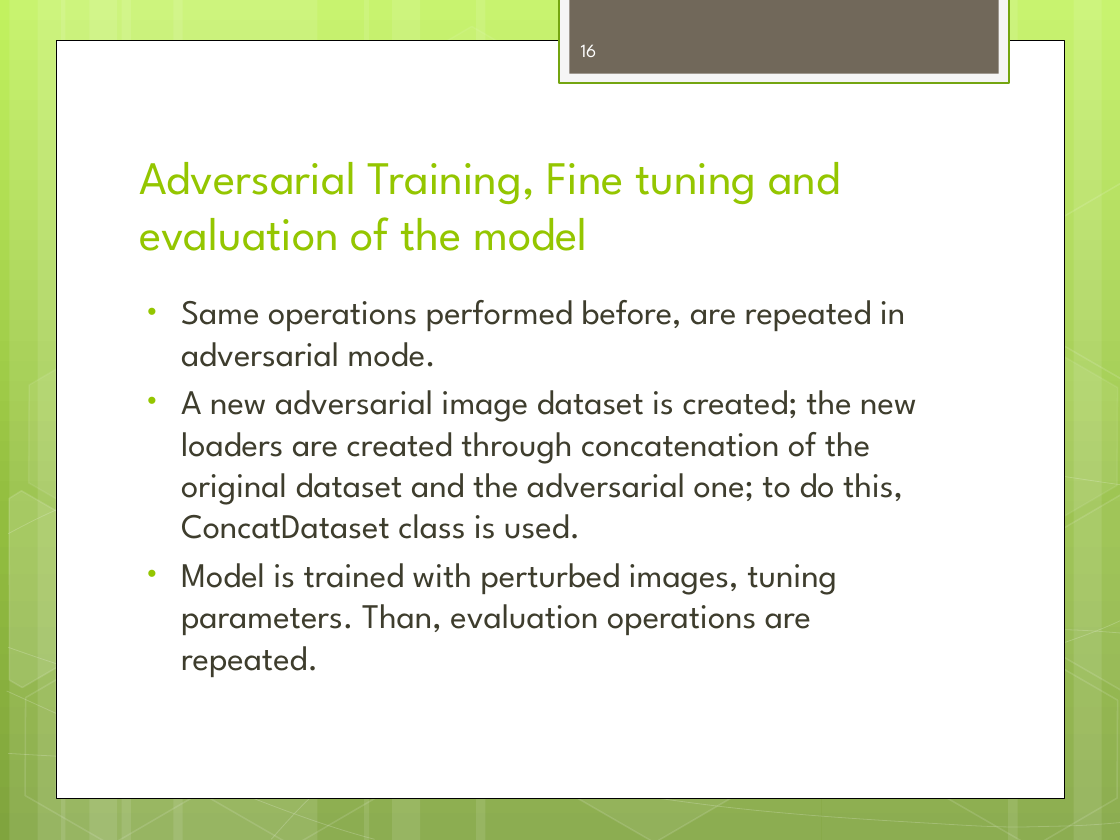
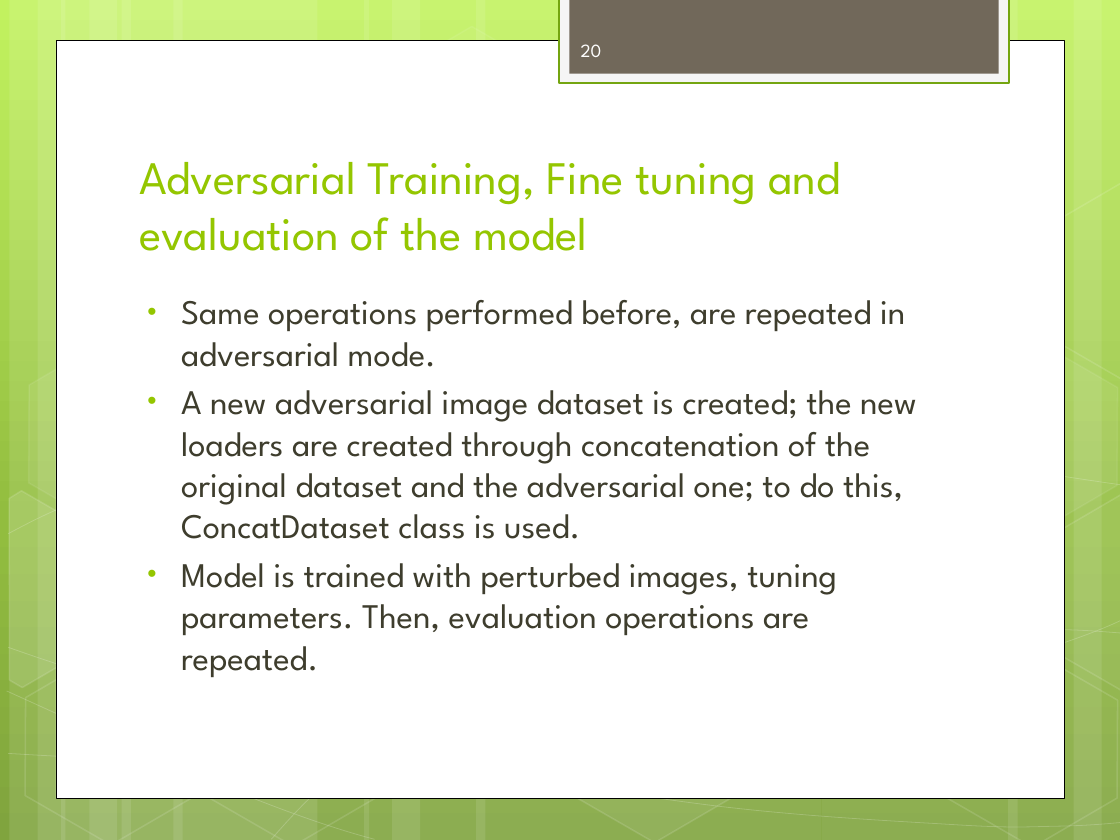
Before and after one commit to RaiMar96/AdversarialAttacksAndInterpretability-covid-chestxray-, a slide deck: slide 20 of docs/ProjectOverview.pptx (slide 16 before the commit). Drawn at 1120x840 pixels with LibreOffice and Linux fonts; fonts in the diff are those of the drawing. Boxes give left, top, right and bottom in pixels: in the first picture for what was removed or moved away, otherwise in the second. Text is boxed around its words. In the diff, an @@ line names an element or a change of style, - is before the commit and + after.

```diff
--- a/docs/ProjectOverview.pptx
+++ b/docs/ProjectOverview.pptx
@@ page number at box(581, 44, 602, 57): text changed @@
-16
+20
@@ text at box(181, 563, 837, 677): text changed @@
-• Model is trained with perturbed images, tuning parameters. Than, evaluation operations are repeated.
+• Model is trained with perturbed images, tuning parameters. Then, evaluation operations are repeated.
```
Also in this commit, not shown: 5 other slides changed, 9 slides added, 3 slides removed, 2 other files.
